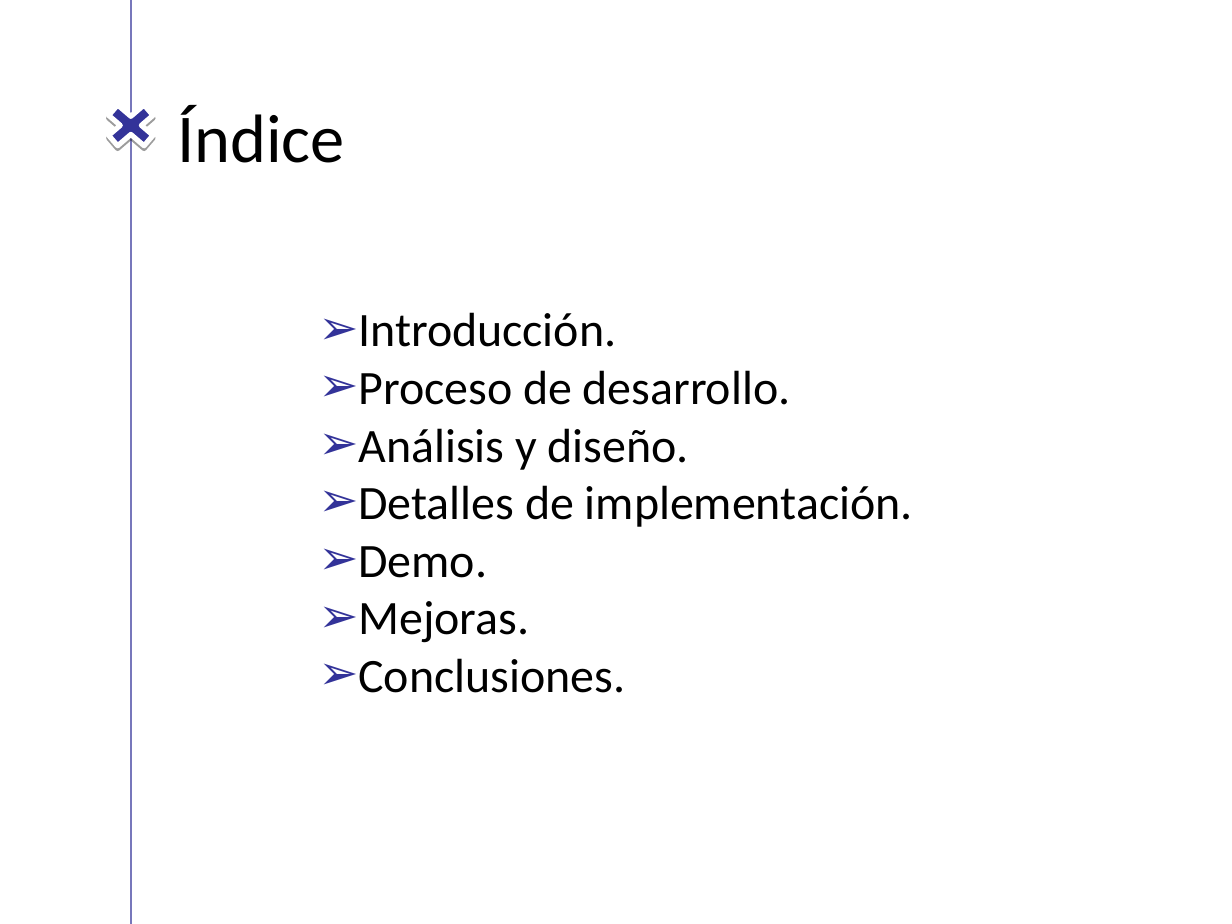
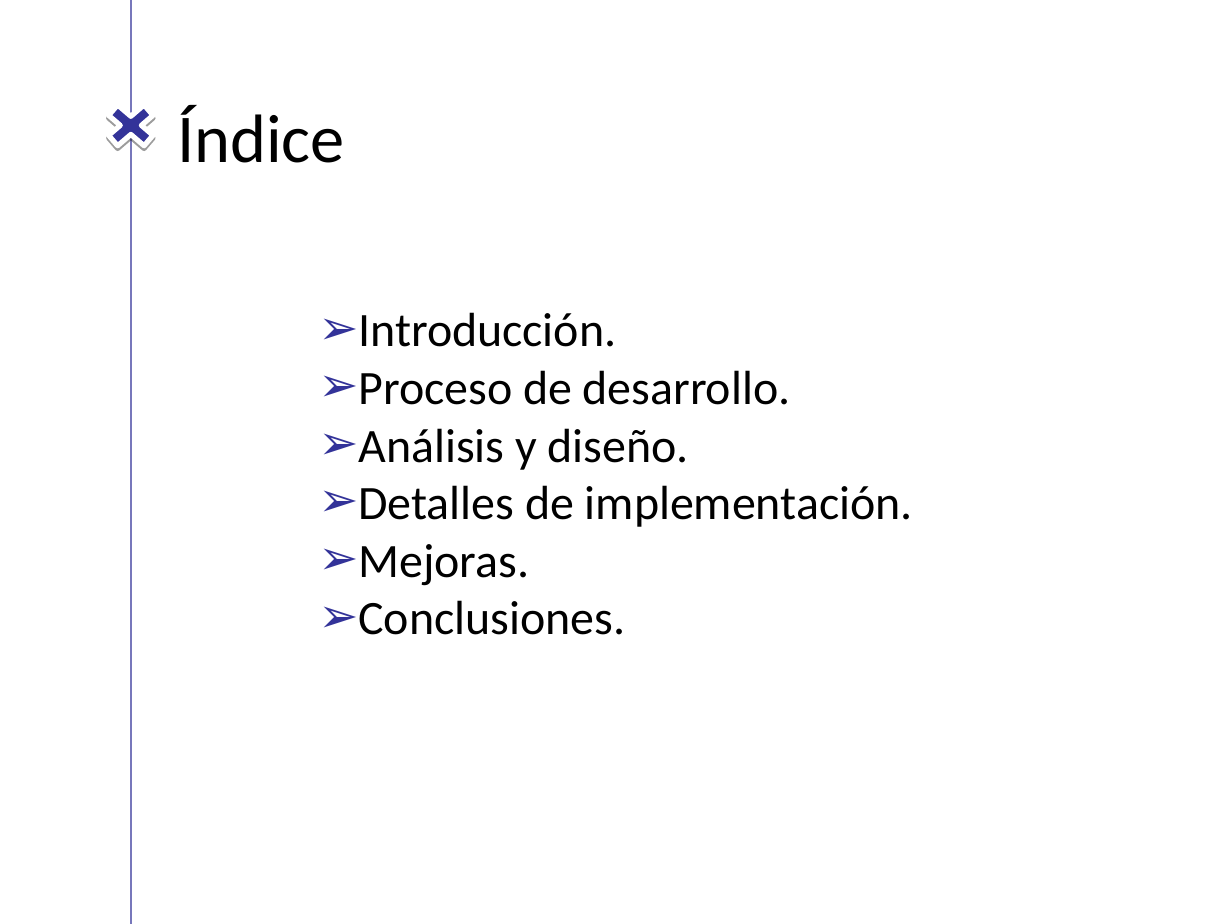
Before and after one commit to vdseoane/STOCKNFC-TFM, a slide deck: slide 2 of Presentacion/stockNFC.ppt. Drawn at 1232x924 pixels with LibreOffice and Linux fonts; fonts in the diff are those of the drawing; background and template pictures are left out. Boxes give left, top, right and bottom in pixels: in the first picture for what was removed or moved away, otherwise in the second. Text is boxed around its words. In the diff, an @@ line names an element or a change of style, - is before the commit and + after.

```diff
--- a/Presentacion/stockNFC.ppt
+++ b/Presentacion/stockNFC.ppt
@@ text at [358, 546, 487, 578]: paragraph removed @@
-➢ Demo.
```
Also in this commit, not shown: 1 other slide changed, 9 slides added.
